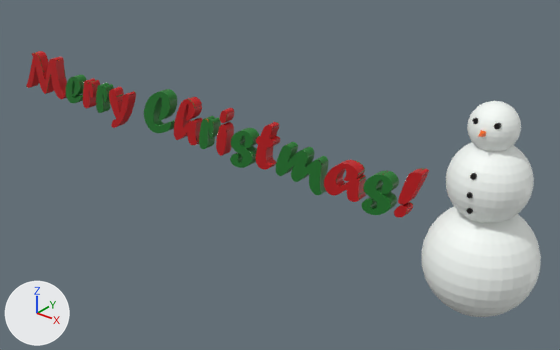
An edit to the Blender file App/app/src/main/assets/models/blender/merry-christmas.blend, drawn before and after from the same camera.
Before and after are seen from a 50 mm camera at (5.94, -6.29, 3.61) aimed at (0.76, 0.19, -0.41). Every picture has the same lights, and +X, +Y and +Z are marked at lower left.

The scene before the commit, as lines of its bpy script (objects in view):
```python
me_cylinder_002 = bpy.data.meshes.new('Cylinder.002')
me_cylinder_002.from_pydata(...)  # 14557 vertices, 21074 faces; spans x -3.9..3.99, y -0.96..1.2, z -0.51..0.62
me_cylinder_002.materials.append(mat_material_001)  # picture img_merry_christmas_png
ob_cylinder_002 = bpy.data.objects.new('Cylinder.002', me_cylinder_002)
ob_cylinder_002.location = (0.0, 0.0, 0.0)
ob_cylinder_002.rotation_euler = (1.571, 0.0, 0.0)  # degrees (90, 0, 0)
```
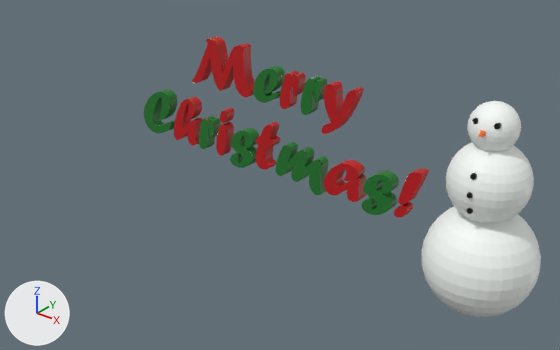
The newer file is also turned or shifted as a whole; pictures and numbers use the older file's frame.

What differs and where, as boxes [x1, y1, x2, y2] in the pictures (560 x 350 px; the box of a moved part takes in the faces that stretch with it):
'Cylinder.002', reshaped (23% narrower): before [26, 51, 541, 317]; after [144, 37, 541, 317]
part 1 of me_cylinder_002, moved or reshaped: before [109, 87, 136, 128]; after [322, 81, 364, 134]
part 2 of me_cylinder_002, moved or reshaped: before [96, 83, 114, 113]; after [301, 76, 327, 115]
part 3 of me_cylinder_002, moved or reshaped: before [83, 78, 100, 109]; after [280, 71, 306, 109]
part 4 of me_cylinder_002, moved or reshaped: before [66, 74, 86, 103]; after [253, 66, 285, 103]
part 5 of me_cylinder_002, moved or reshaped: before [26, 51, 67, 99]; after [192, 37, 254, 97]

What changed in the scene script:
```text
Change me_cylinder_002:
    where me_cylinder_002.from_pydata(...)  # 14557 vertices, 21074 faces; spans x -3.9..3.99, y -0.96..1.2, z -0.51..0.62
    used by ob_cylinder_002; location = (0.0, 0.0, 0.0); rotation_euler = (1.571, 0.0, 0.0), in degrees (90, 0, 0)
    me_cylinder_002 part 1: the loose piece of 748 vertices spanning x -1.99..-1.57, y -0.42..0.15, z -0.07..0.06 is moved by (3.51, 0.83, 0.0)
    me_cylinder_002 part 2: the loose piece of 628 vertices spanning x -2.27..-2.02, y -0.27..0.15, z -0.07..0.06 is moved by (3.51, 0.83, 0.0)
    me_cylinder_002 part 3: the loose piece of 628 vertices spanning x -2.56..-2.31, y -0.27..0.15, z -0.07..0.06 is moved by (3.51, 0.83, 0.0)
    me_cylinder_002 part 4: the loose piece of 768 vertices spanning x -2.94..-2.59, y -0.27..0.15, z -0.07..0.06 is moved by (3.51, 0.83, 0.0)
    me_cylinder_002 part 5: the loose piece of 1522 vertices spanning x -3.9..-2.97, y -0.27..0.32, z -0.07..0.06 is moved by (3.51, 0.83, 0.0)
```
